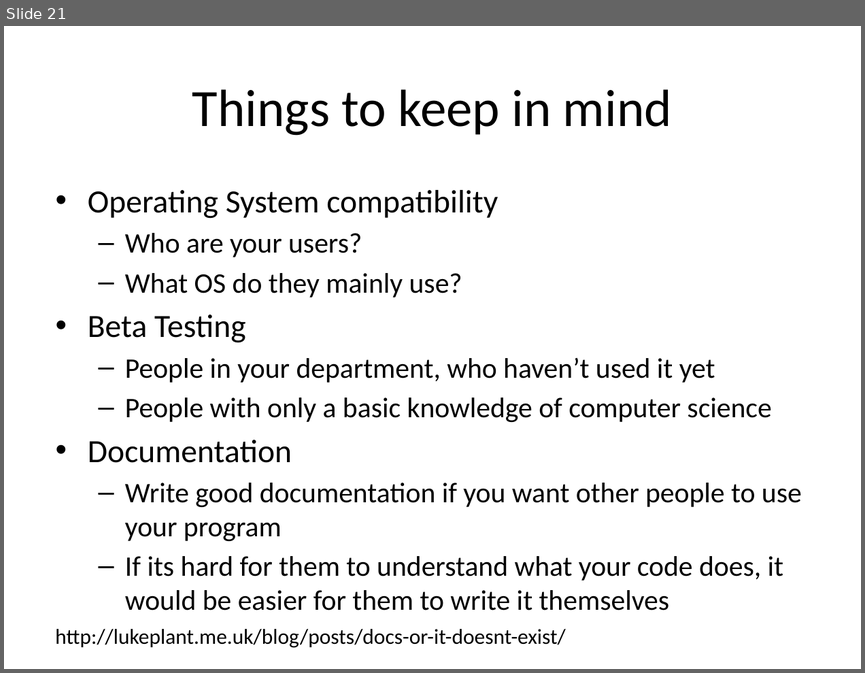
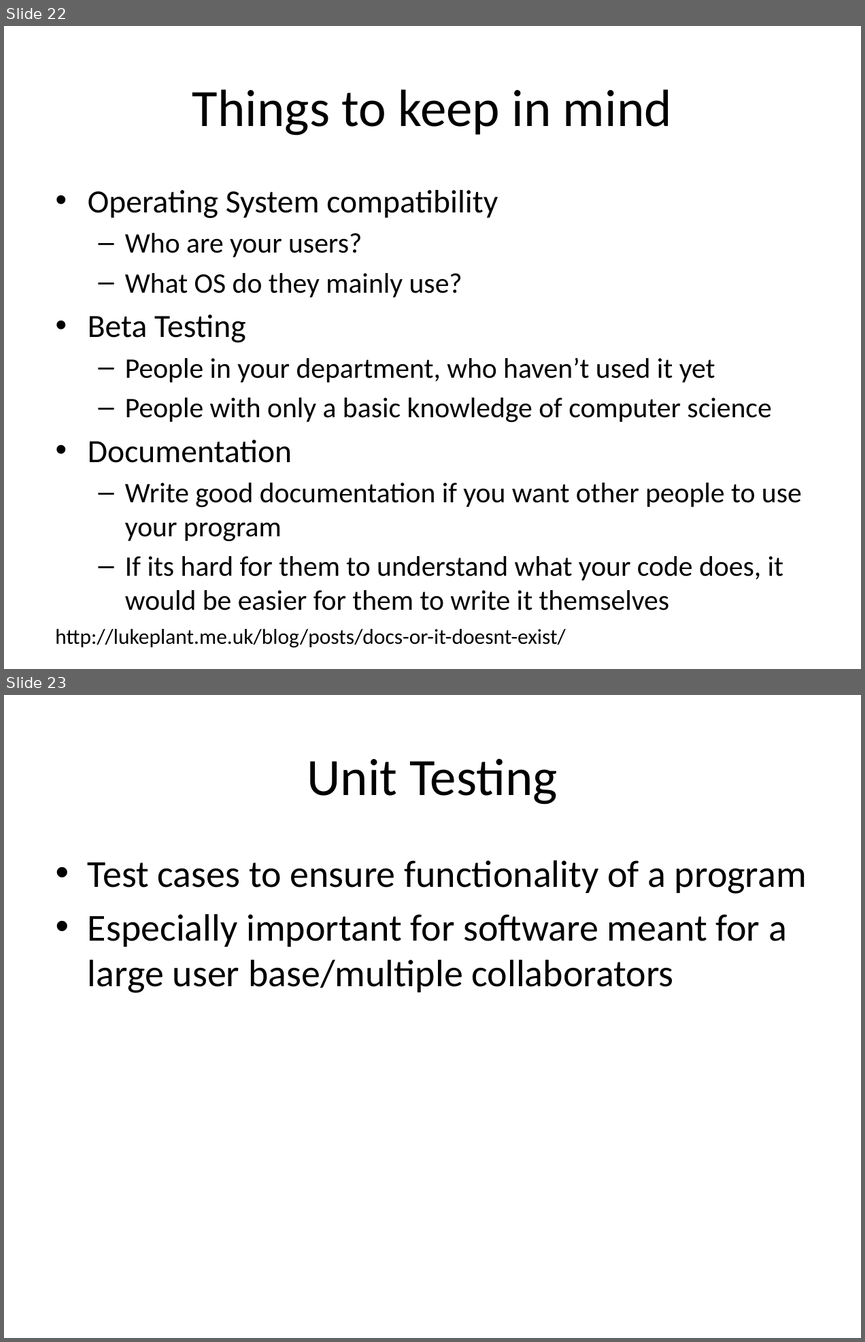
Before and after one commit to lkloh/USArray, a slide deck: BasicsOfCoding/BasicsOfCoding.pptx. Shown one above the other, each under a label of ours: slide 21 before the commit, slides 22 and 23 after it. The pictures are 865x673 and 865x1342 pixels, drawn with LibreOffice and Linux fonts; fonts in the diff are those of the drawing. Boxes give left, top, right and bottom in pixels: in the first picture for what was removed or moved away, otherwise in the second. Text is boxed around its words. In the diff, an @@ line names an element or a change of style, - is before the commit and + after.

Commit message:
unit testing

```diff
--- a/BasicsOfCoding/BasicsOfCoding.pptx
+++ b/BasicsOfCoding/BasicsOfCoding.pptx
@@ slide 23 added at (4, 695, 861, 1338), background #FFFFFF @@
@@ title added at (307, 758, 558, 804), 44 pt, text #000000 @@
+Unit Testing
@@ text added at (88, 860, 806, 993), 32 pt, text #000000 @@
+• Test cases to ensure functionality of a program
+• Especially important for software meant for a large user base/multiple collaborators
@@ what was slide 21 is now slide 22 @@
```
Also in this commit, not shown: 7 slides changed, 3 other slides added, 1 slide removed.
